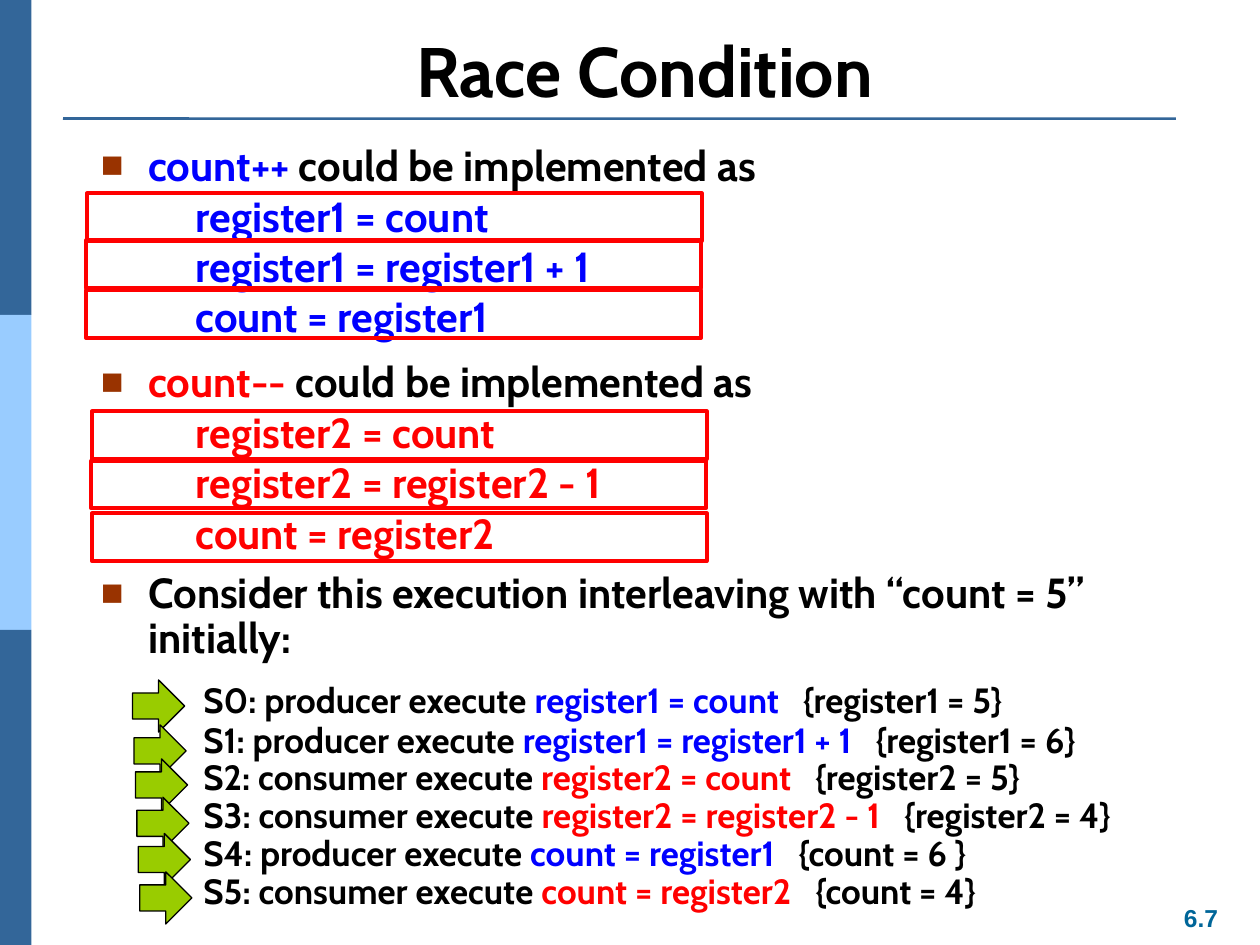
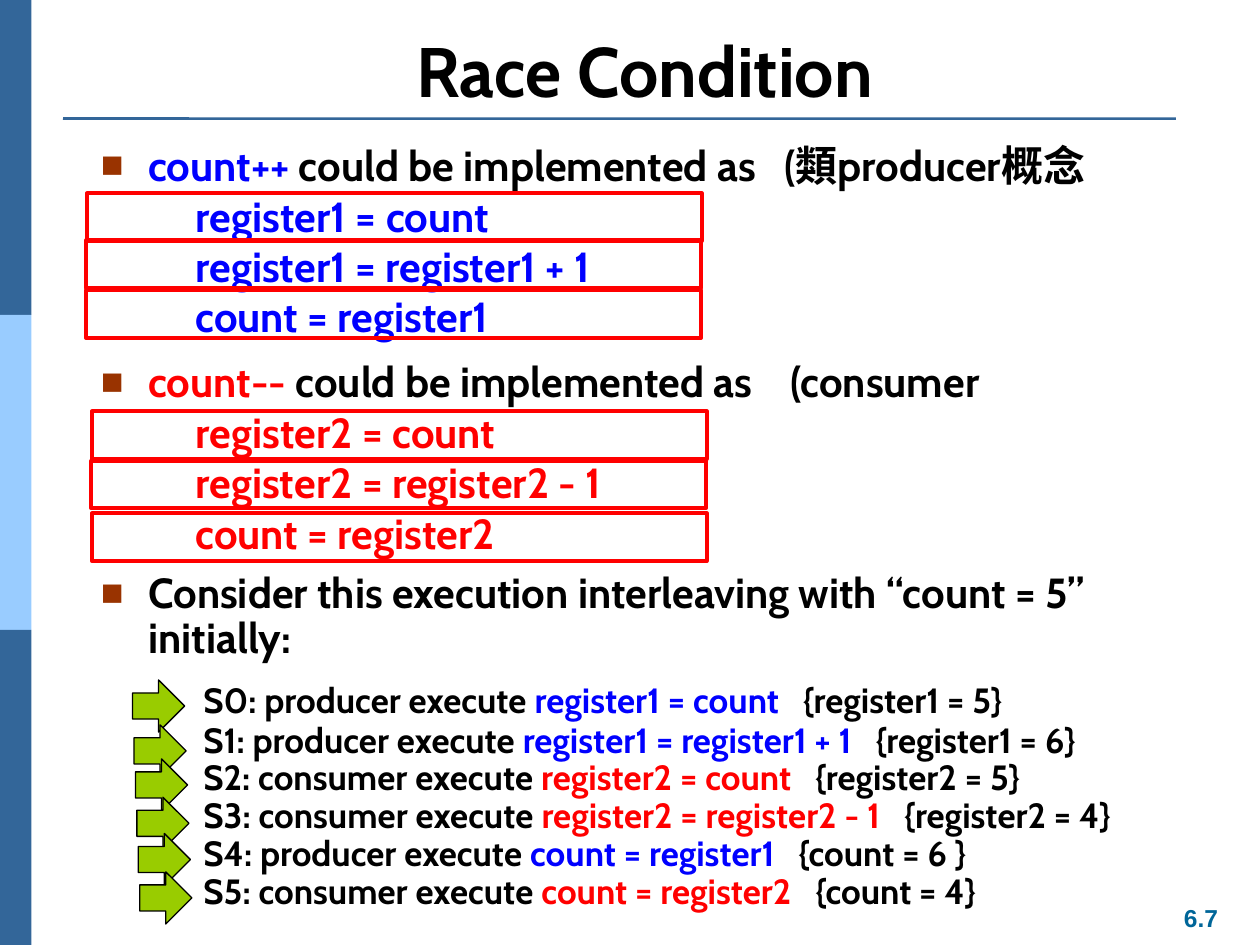
Before and after one commit to Yang09701194/OS_Learning, a slide deck: slide 7 of ch06.pptx. Drawn at 1260x945 pixels with LibreOffice and Linux fonts; fonts in the diff are those of the drawing. Boxes give left, top, right and bottom in pixels: in the first picture for what was removed or moved away, otherwise in the second. Text is boxed around its words. In the diff, an @@ line names an element or a change of style, - is before the commit and + after.

```diff
--- a/ch06.pptx
+++ b/ch06.pptx
@@ text at box(148, 146, 1085, 559): text changed; text colour #0000FF to #000000 @@
-■ count++ could be implemented as
-  register1 = count
-  register1 = register1 + 1
-  count = register1
-■ count-- could be implemented as
-  register2 = count
-  register2 = register2 - 1
-  count = register2
+■ count++ could be implemented as (類producer概念
+  register1 = count
+  register1 = register1 + 1
+  count = register1
+■ count-- could be implemented as (consumer
+  register2 = count
+  register2 = register2 - 1
+  count = register2
```
Also in this commit, not shown: 16 other slides changed, 1 slide added.
